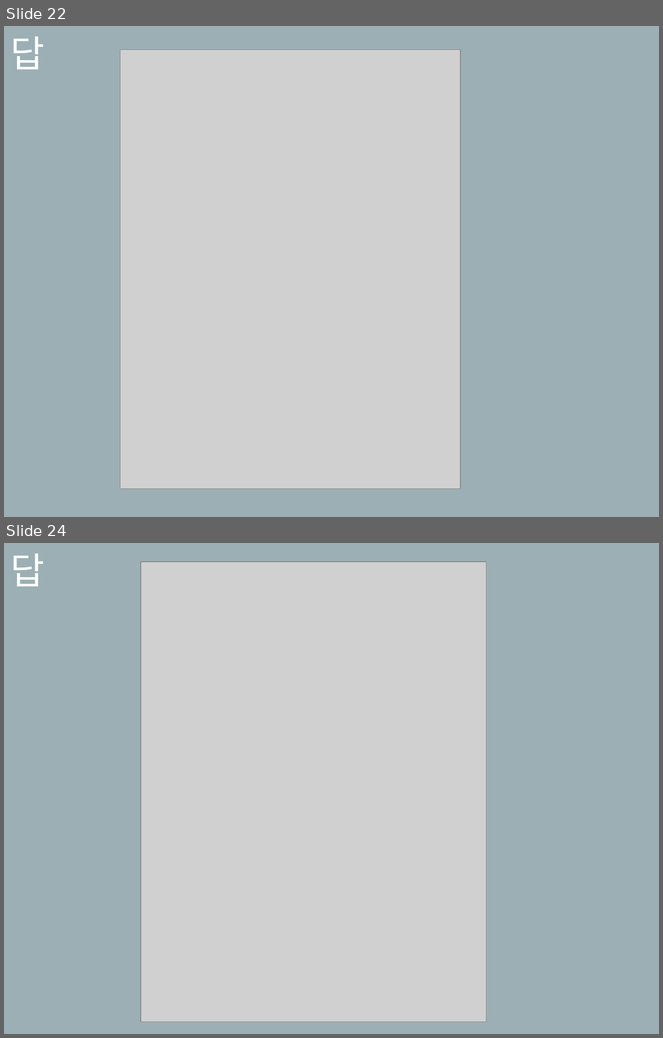
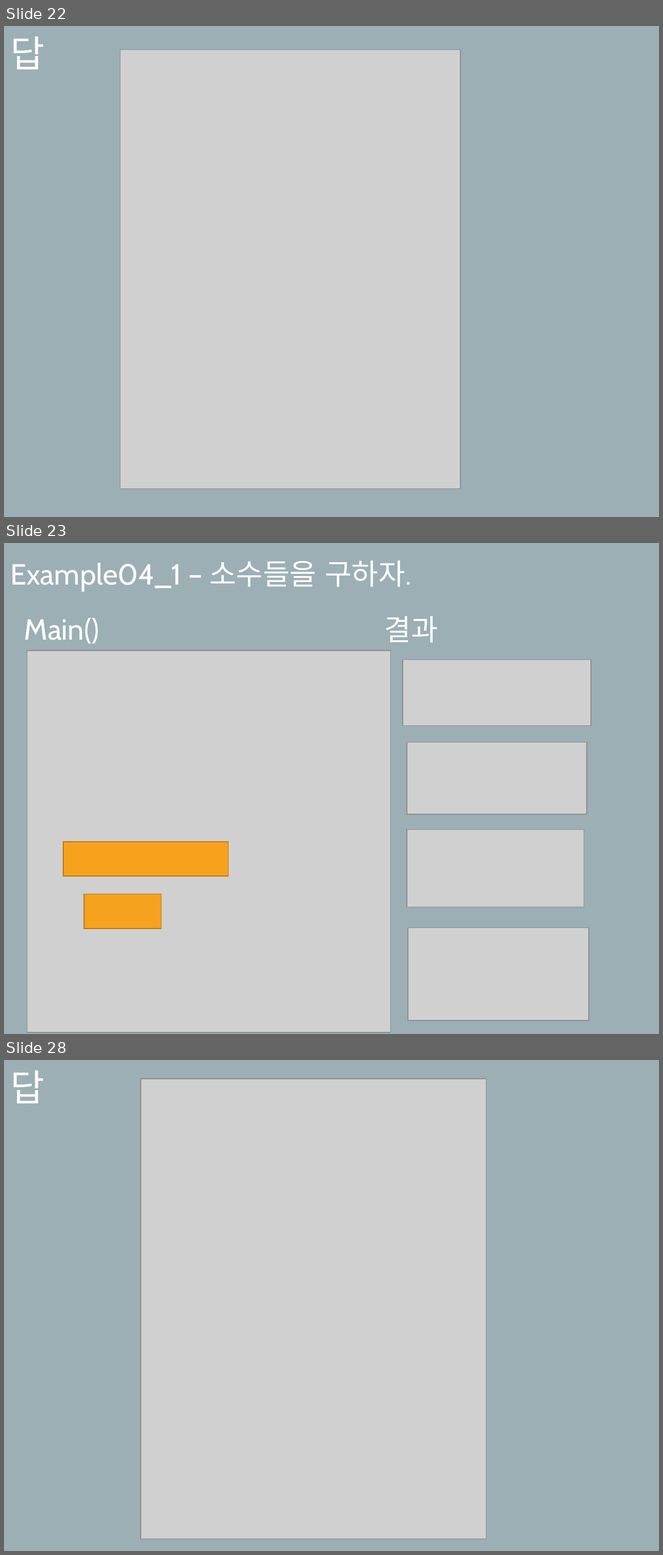
Before and after one commit to SekyuShin/Mentoring, a slide deck: 2019_Mentoring/4_weeks/멘토링_4주차.pptx. Shown one above the other, each under a label of ours: slides 22 and 24 before the commit, slides 22, 23 and 28 after it; the slides between them are not shown. The pictures are 663x1038 and 663x1555 pixels, drawn with LibreOffice and Linux fonts; fonts in the diff are those of the drawing; grey boxes stand for pictures. Boxes give left, top, right and bottom in pixels: in the first picture for what was removed or moved away, otherwise in the second. Text is boxed around its words. In the diff, an @@ line names an element or a change of style, - is before the commit and + after.

```diff
--- a/2019_Mentoring/4_weeks/멘토링_4주차.pptx
+++ b/2019_Mentoring/4_weeks/멘토링_4주차.pptx
@@ slide 23 added at (x1=4, y1=543, x2=659, y2=1034), background #9BAFB5 @@
@@ subtitle added at (x1=11, y1=561, x2=411, y2=591), 32 pt, text #FFFFFF @@
+Example04_1 – 소수들을 구하자.
@@ text added at (x1=24, y1=618, x2=99, y2=644), 32 pt, text #FFFFFF @@
+Main()
@@ text added at (x1=385, y1=616, x2=438, y2=642), 32 pt, text #FFFFFF @@
+결과
@@ picture added at (x1=27, y1=651, x2=390, y2=1032) @@
@@ picture added at (x1=403, y1=659, x2=591, y2=726) @@
@@ picture added at (x1=407, y1=742, x2=587, y2=814) @@
@@ picture added at (x1=407, y1=830, x2=584, y2=908) @@
@@ rectangle added at (x1=64, y1=842, x2=229, y2=876), fill #F6A21D, outline #B67815 1 pt @@
@@ rectangle added at (x1=84, y1=894, x2=161, y2=929), fill #F6A21D, outline #B67815 1 pt @@
@@ picture added at (x1=408, y1=928, x2=589, y2=1021) @@
@@ what was slide 24 is now slide 28 @@
```
Also in this commit, not shown: 1 slide changed, 3 other slides added, 5 other files.
